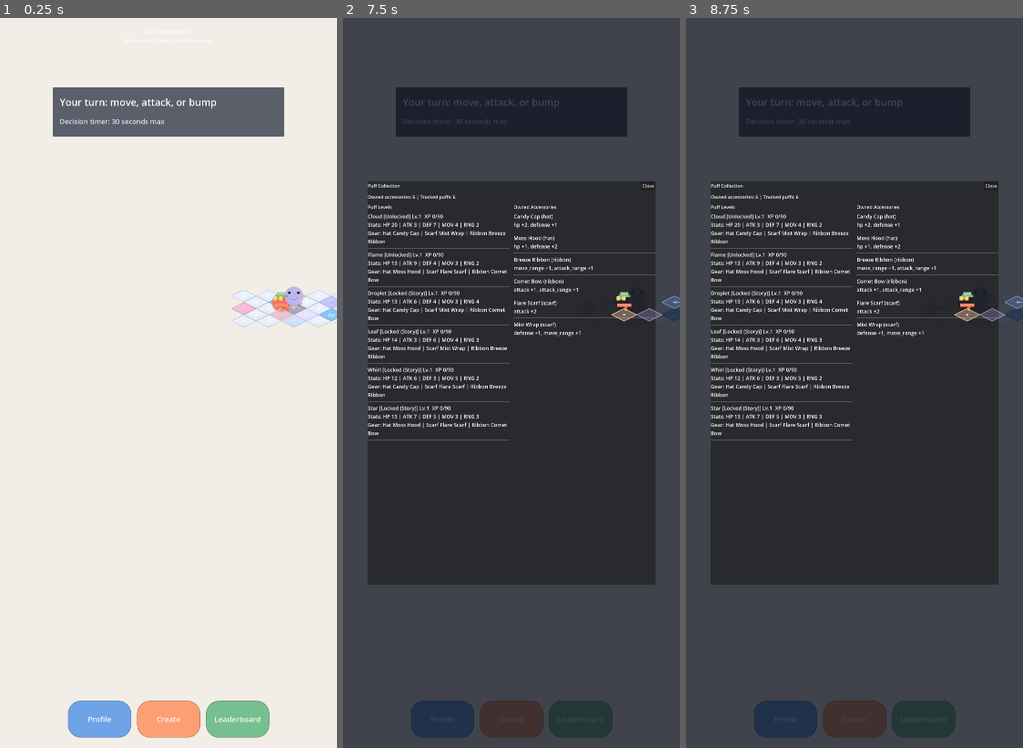
Above: before the commit, frames 1-3 (left to right).
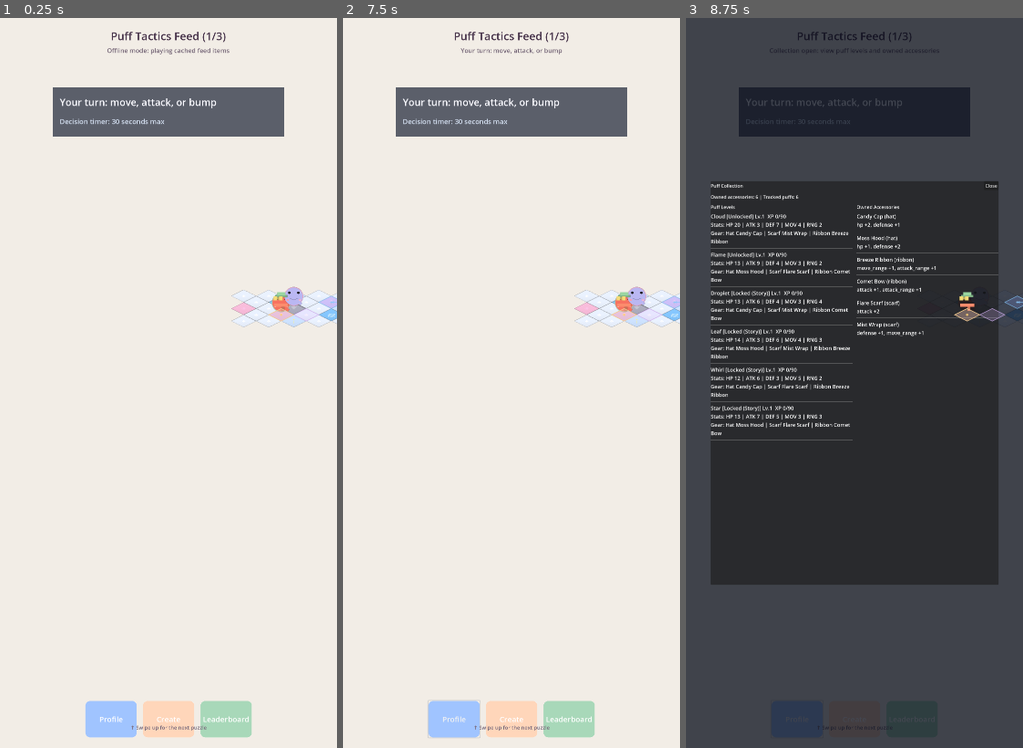
Above: after the commit, the same moments.

Repository: fivestar1103/puff-tactics
Game: Godot game, scene res://src/scenes/feed/FeedMain.tscn
Same seed, same stepped clock (60 frames per second), same inputs: the game is played once before the commit and once after it.
Inputs (mouse positions are in pixels of both pictures, inside the frame that each line leads up to):
- Up to frame 1 (0.25 s): no input
- Up to frame 2 (7.5 s): click "Profile" at 0.5 s; click "Create" at 1.25 s; click "Leaderboard" at 2 s; click "Profile" at 2.75 s; click "Create" at 3.5 s; click "Leaderboard" at 4.25 s; click "Profile" at 5 s; click "Create" at 5.75 s; click "Leaderboard" at 6.5 s; tap Enter at 7.25 s; move the mouse to (585, 346) at 7.27 s; click (585, 346) at 7.42 s
- Up to frame 3 (8.75 s): tap Space at 8 s; drag from (787, 419) to (965, 302) at 8.02 s

The runs differ from the first frame. In frame 1, 3.2% of the frame differs, in the area x 20-80%, y 1-99%; in frame 2, 100%, in the area x 0-100%, y 0-100%; in frame 3, 0.8%.

Commit message:
feat(US-024): Feed UI redesign with themed labels and swipe hint

Diff:
--- a/ralph/prd.json
+++ b/ralph/prd.json
@@ -463,8 +463,8 @@
         "All .gd scripts have no syntax errors"
       ],
       "priority": 24,
-      "passes": false,
-      "notes": "",
+      "passes": true,
+      "notes": "FeedMain.tscn now includes SwipeHintLabel and FeedMain script applies VisualTheme.apply_label_theme to title/subtitle/swipe hint plus palette-based themed FAB buttons via VisualTheme.apply_button_theme. Title/subtitle fonts now come from constants.",
       "dependsOn": ["US-021"]
     },
     {
--- a/src/scenes/feed/FeedMain.tscn
+++ b/src/scenes/feed/FeedMain.tscn
@@ -85,3 +85,19 @@
 [node name="LeaderboardButton" type="Button" parent="Hud/FabRow"]
 layout_mode = 2
 text = "Leaderboard"
+
+[node name="SwipeHintLabel" type="Label" parent="Hud"]
+layout_mode = 1
+anchors_preset = 10
+anchor_left = 0.5
+anchor_top = 1.0
+anchor_right = 0.5
+anchor_bottom = 1.0
+offset_left = -220.0
+offset_top = -84.0
+offset_right = 220.0
+offset_bottom = -42.0
+grow_horizontal = 2
+grow_vertical = 0
+text = "↑ Swipe up for the next puzzle"
+horizontal_alignment = 1
--- a/src/scripts/feed/feed_main.gd
+++ b/src/scripts/feed/feed_main.gd
@@ -174,6 +174,7 @@
 @onready var feed_track: Node2D = $FeedTrack
 @onready var title_label: Label = $Hud/TopMargin/TopStack/TitleLabel
 @onready var subtitle_label: Label = $Hud/TopMargin/TopStack/SubtitleLabel
+@onready var swipe_hint_label: Label = $Hud/SwipeHintLabel
 @onready var profile_button: Button = $Hud/FabRow/ProfileButton
 @onready var create_button: Button = $Hud/FabRow/CreateButton
 @onready var leaderboard_button: Button = $Hud/FabRow/LeaderboardButton
@@ -197,6 +198,7 @@
 	_load_initial_snapshots()
 	_build_feed_items()
 	_connect_fab_actions()
+	_style_header_labels()
 	_style_fab_buttons()
 	_layout_feed_items()
 	_set_active_item(0, false)
@@ -619,59 +621,12 @@
 
 
 func _style_fab_buttons() -> void:
-	var button_specs: Array[Dictionary] = [
-		{
-			"button": profile_button,
-			"base_color": Color(0.43, 0.64, 0.91, 1.0),
-			"font_color": Color(0.95, 0.98, 1.0, 1.0)
-		},
-		{
-			"button": create_button,
-			"base_color": Color(0.99, 0.62, 0.46, 1.0),
-			"font_color": Color(1.0, 0.98, 0.95, 1.0)
-		},
-		{
-			"button": leaderboard_button,
-			"base_color": Color(0.47, 0.75, 0.56, 1.0),
-			"font_color": Color(0.95, 1.0, 0.96, 1.0)
-		}
-	]
-
-	for spec_variant in button_specs:
-		if not (spec_variant is Dictionary):
-			continue
-		var spec: Dictionary = spec_variant
-		var button_variant: Variant = spec.get("button")
-		if not (button_variant is Button):
-			continue
-
-		var button: Button = button_variant
-		var base_color: Color = spec.get("base_color", Color(0.4, 0.4, 0.4, 1.0))
-		var font_color: Color = spec.get("font_color", Color.WHITE)
-
-		button.focus_mode = Control.FOCUS_NONE
-		button.custom_minimum_size = Vector2(220.0, 88.0)
-		button.add_theme_font_size_override("font_size", 26)
-		button.add_theme_color_override("font_color", font_color)
-
-		var normal_style: StyleBoxFlat = StyleBoxFlat.new()
-		normal_style.bg_color = base_color
-		normal_style.corner_radius_top_left = 44
-		normal_style.corner_radius_top_right = 44
-		normal_style.corner_radius_bottom_right = 44
-		normal_style.corner_radius_bottom_left = 44
-		normal_style.border_width_left = 2
-		normal_style.border_width_top = 2
-		normal_style.border_width_right = 2
-		normal_style.border_width_bottom = 2
-		normal_style.border_color = base_color.darkened(0.24)
-
-		var hover_style: StyleBoxFlat = normal_style.duplicate()
-		hover_style.bg_color = base_color.lightened(0.08)
-
-		var pressed_style: StyleBoxFlat = normal_style.duplicate()
-		pressed_style.bg_color = base_color.darkened(0.12)
-
-		button.add_theme_stylebox_override("normal", normal_style)
-		button.add_theme_stylebox_override("hover", hover_style)
-		button.add_theme_stylebox_override("pressed", pressed_style)
+	VisualTheme.apply_button_theme(profile_button, Constants.PALETTE_SKY, Color.WHITE, Vector2(180.0, 76.0), Constants.FONT_SIZE_BUTTON)
+	VisualTheme.apply_button_theme(create_button, Constants.PALETTE_PEACH, Color.WHITE, Vector2(180.0, 76.0), Constants.FONT_SIZE_BUTTON)
+	VisualTheme.apply_button_theme(leaderboard_button, Constants.PALETTE_MINT, Color.WHITE, Vector2(180.0, 76.0), Constants.FONT_SIZE_BUTTON)
+
+
+func _style_header_labels() -> void:
+	VisualTheme.apply_label_theme(title_label, Constants.FONT_SIZE_TITLE, Constants.COLOR_TEXT_DARK)
+	VisualTheme.apply_label_theme(subtitle_label, Constants.FONT_SIZE_SUBTITLE, Constants.COLOR_TEXT_DARK.lightened(0.24))
+	VisualTheme.apply_label_theme(swipe_hint_label, Constants.FONT_SIZE_BODY, Constants.COLOR_TEXT_DARK.lightened(0.28))
Not shown, changed: progress.txt
Not shown, changed: AGENTS.md
